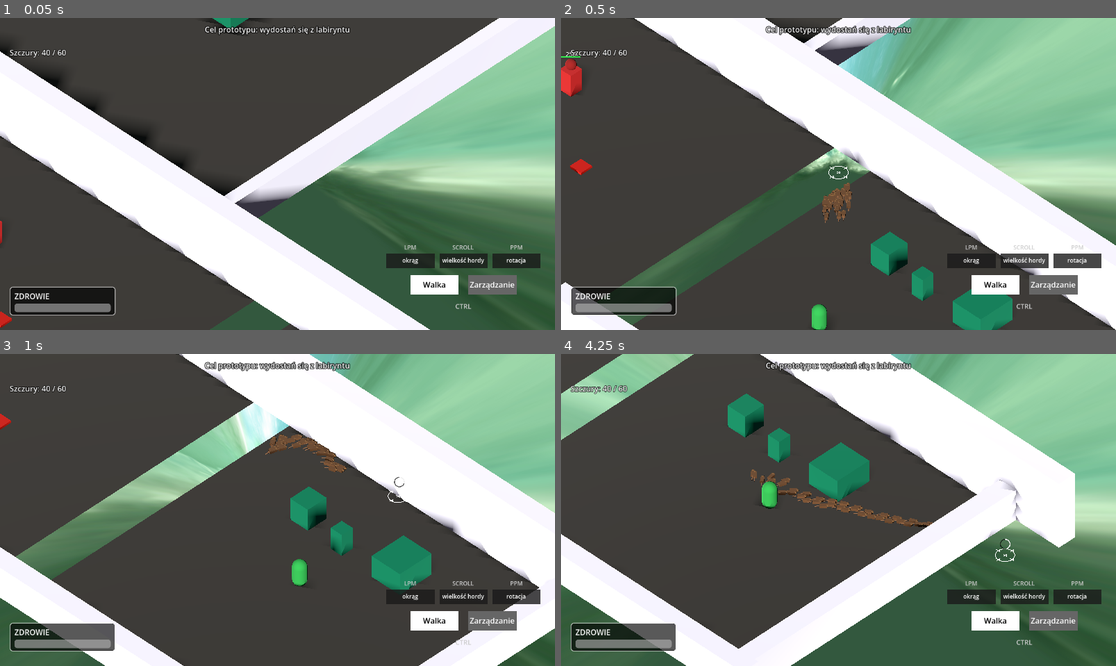
Above: before the commit, frames 1-4 (two rows, left to right).
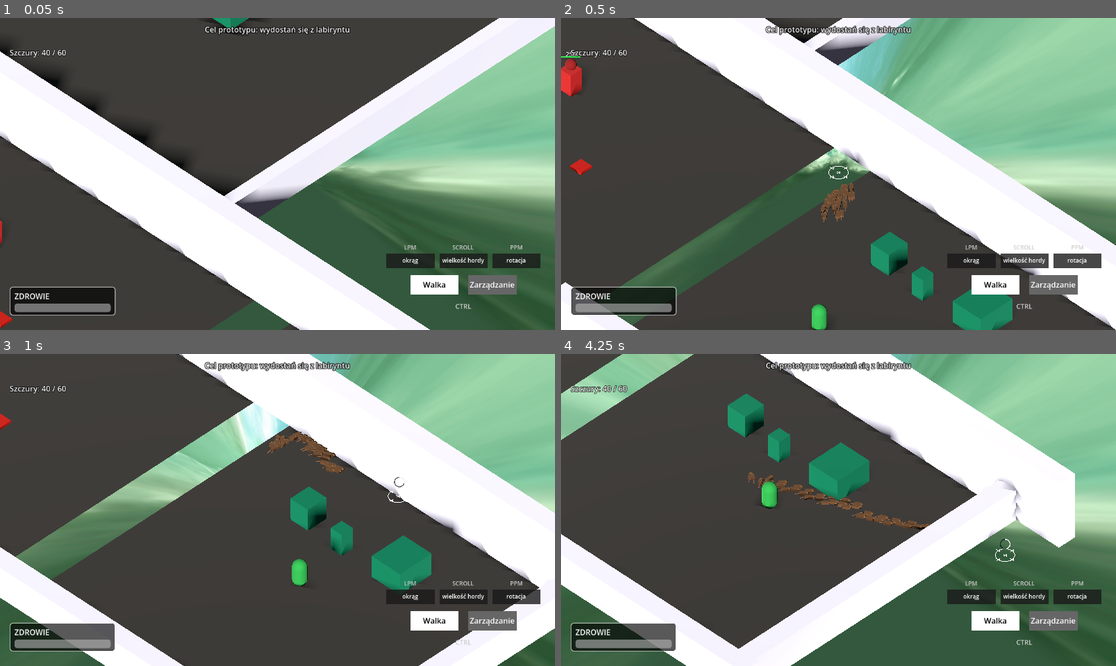
Above: after the commit, the same moments.

Repository: VirtuaIL/ZTGK-Prototyp
Game: Godot game, scene res://scenes/main.tscn
Two runs of this game, one before a commit and one after it. Both use one fixed random seed, a clock stepped at 60 frames per second and the inputs below.
Inputs (mouse positions are in pixels of both pictures, inside the frame that each line leads up to):
- Up to frame 1 (0.05 s): no input
- Up to frame 2 (0.5 s): no input
- Up to frame 3 (1 s): tap Enter at 0.5 s; move the mouse to (399, 494) at 0.52 s; hold D (move_right) from 0.53 s (still down); hold Space (recall_rats) from 0.53 s (still down); click (399, 494) at 0.67 s
- Up to frame 4 (4.25 s): release D (move_right) at 1.25 s; release Space (recall_rats) at 1.25 s; drag from (727, 525) to (810, 572) at 1.27 s; move the mouse to (894, 441) at 2.02 s; hold D (move_right) 2.03-2.75 s; hold Space (recall_rats) 2.03-2.75 s; drag from (810, 572) to (672, 463) at 2.77 s; move the mouse to (1005, 556) at 3.52 s; hold A (move_left) from 3.53 s (still down); hold Space (recall_rats) from 3.53 s (still down)

Frame 1 is identical in both runs. In frame 2, 0.2% of the frame differs, in the area x 46-53%, y 52-66%; in frame 3, 0.3%; in frame 4, 0.8%, in the area x 33-67%, y 36-57%.

Commit message:
additional room in dungeon

Diff:
--- a/scenes/main.tscn
+++ b/scenes/main.tscn
@@ -67,7 +67,7 @@
 size = Vector3(36.53528, 0.001, 32.270782)
 
 [sub_resource type="BoxShape3D" id="BoxShape3D_jscy8"]
-size = Vector3(12.072998, 0.001, 9.516235)
+size = Vector3(12.072998, 0.001, 17.482727)
 
 [sub_resource type="BoxShape3D" id="BoxShape3D_pm3ni"]
 size = Vector3(20.378418, 0.001, 13.085144)
@@ -86,6 +86,9 @@
 
 [sub_resource type="BoxShape3D" id="BoxShape3D_2f3dj"]
 size = Vector3(16.5401, 0.001, 35.97107)
+
+[sub_resource type="BoxShape3D" id="BoxShape3D_fv21b"]
+size = Vector3(20.632446, 0.001, 29.254395)
 
 [sub_resource type="BoxShape3D" id="BoxShape3D_yq6so"]
 
@@ -244,7 +247,7 @@
 mesh = SubResource("PlaneMesh_1")
 
 [node name="MeshInstance3D14" type="MeshInstance3D" parent="Floor" unique_id=1216663101]
-transform = Transform3D(0.3, 0, 0, 0, 1, 0, 0, 0, 0.35, -1.9951916, 0, -113.95686)
+transform = Transform3D(0.5, 0, 0, 0, 1, 0, 0, 0, 0.7, -8.551617, 0, -115.08181)
 mesh = SubResource("PlaneMesh_1")
 
 [node name="MeshInstance3D6" type="MeshInstance3D" parent="Floor" unique_id=1852761653]
@@ -284,7 +287,7 @@
 shape = SubResource("BoxShape3D_yc10j")
 
 [node name="CollisionShape3D5" type="CollisionShape3D" parent="Floor" unique_id=1000197970]
-transform = Transform3D(1, 0, 0, 0, 1, 0, 0, 0, 1, -12.578, 0, -92.65)
+transform = Transform3D(1, 0, 0, 0, 1, 0, 0, 0, 1, -12.578, 0, -96.63325)
 shape = SubResource("BoxShape3D_jscy8")
 
 [node name="CollisionShape3D6" type="CollisionShape3D" parent="Floor" unique_id=1810951742]
@@ -311,6 +314,10 @@
 transform = Transform3D(1, 0, 0, 0, 1, 0, 0, 0, 1, -31.642292, 0, -211.75523)
 shape = SubResource("BoxShape3D_2f3dj")
 
+[node name="CollisionShape3D12" type="CollisionShape3D" parent="Floor" unique_id=947386320]
+transform = Transform3D(1, 0, 0, 0, 1, 0, 0, 0, 1, -7.8530264, 0, -116.51587)
+shape = SubResource("BoxShape3D_fv21b")
+
 [node name="walls" type="Node3D" parent="." unique_id=54958019]
 transform = Transform3D(1, 0, 0, 0, 1, 0, 0, 0, 1, -28.671204, 0.016834497, -59.71138)
 
@@ -336,11 +343,17 @@
 transform = Transform3D(-1.3113416e-07, 0, -1, 0, 0.7, 0, 3, 0, -4.371139e-08, -27.066803, 0, -33.408165)
 
 [node name="door32" parent="walls" unique_id=1190323620 instance=ExtResource("11_ya4ey")]
-transform = Transform3D(-4.136409e-07, 0, -1.453, 0, 0.7, 0, 9.463, 0, -6.3512644e-08, 22.486141, 0, -15.413612)
+transform = Transform3D(-4.808253e-07, 0, -1.453, 0, 0.7, 0, 11, 0, -6.3512644e-08, 22.486141, 0, -16.581924)
 
 [node name="door33" parent="walls" unique_id=646730416 instance=ExtResource("11_ya4ey")]
 transform = Transform3D(-4.136409e-07, 0, -1.453, 0, 0.7, 0, 9.463, 0, -6.3512644e-08, 5.136835, 0, -62.23918)
 
+[node name="door49" parent="walls" unique_id=1644075677 instance=ExtResource("11_ya4ey")]
+transform = Transform3D(-2.6226832e-07, 0, -1.453, 0, 0.7, 0, 6, 0, -6.3512644e-08, 30.690662, 0, -56.598145)
+
+[node name="door51" parent="walls" unique_id=2107444686 instance=ExtResource("11_ya4ey")]
+transform = Transform3D(2, 0, 0, 0, 0.7, 0, 0, 0, 1.453, 26.69802, 0, -42.043076)
+
 [node name="door34" parent="walls" unique_id=32647393 instance=ExtResource("11_ya4ey")]
 transform = Transform3D(-4.136409e-07, 0, -1.453, 0, 0.7, 0, 9.463, 0, -6.3512644e-08, 5.136835, 0, -98.79347)
 
@@ -356,6 +369,12 @@
 [node name="door24" parent="walls" unique_id=1851371013 instance=ExtResource("11_ya4ey")]
 transform = Transform3D(-2.1855695e-07, 0, -1.453, 0, 1.494, 0, 5, 0, -6.3512644e-08, -27.08054, 0, -50.66752)
 
+[node name="door48" parent="walls" unique_id=1215217585 instance=ExtResource("11_ya4ey")]
+transform = Transform3D(-3.715468e-07, 0, -1.453, 0, 1.494, 0, 8.5, 0, -6.3512644e-08, 10.020157, 0, -49.765755)
+
+[node name="door50" parent="walls" unique_id=1368100295 instance=ExtResource("11_ya4ey")]
+transform = Transform3D(4.5, 0, 0, 0, 1.494, 0, 0, 0, 1.453, 20.05886, 0, -69.76692)
+
 [node name="door26" parent="walls" unique_id=846933780 instance=ExtResource("11_ya4ey")]
 transform = Transform3D(-1.7484555e-07, 0, -1.453, 0, 1.494, 0, 4, 0, -6.3512644e-08, -26.778828, 0, -72.74892)
 
@@ -467,11 +486,17 @@
 [node name="box2" parent="boxes" unique_id=1877253401 instance=ExtResource("8_tipki")]
 transform = Transform3D(1.6, 0, 0, 0, 1, 0, 0, 0, 1.7, -35.464592, -3.8146973e-06, -38.48905)
 
+[node name="box9" parent="boxes" unique_id=1179450856 instance=ExtResource("8_tipki")]
+transform = Transform3D(1.6, 0, 0, 0, 1, 0, 0, 0, 1.7, 0.8588047, -3.8146973e-06, -126.77245)
+
 [node name="box7" parent="boxes" unique_id=49951995 instance=ExtResource("8_tipki")]
 transform = Transform3D(1.6, 0, 0, 0, 1, 0, 0, 0, 1.7, -6.516176, -3.8146973e-06, -20.608696)
 
 [node name="box5" parent="boxes" unique_id=647181557 instance=ExtResource("8_tipki")]
 transform = Transform3D(2.5600002, 0, 0, 0, 1, 0, 0, 0, 2.89, -31.672718, 0.5737071, -40.191273)
+
+[node name="box8" parent="boxes" unique_id=52037113 instance=ExtResource("8_tipki")]
+transform = Transform3D(2.5600002, 0, 0, 0, 1, 0, 0, 0, 2.89, -5.442669, 0.5737071, -124.739685)
 
 [node name="box6" parent="boxes" unique_id=497394248 instance=ExtResource("8_tipki")]
 transform = Transform3D(2.5600002, 0, 0, 0, 1, 0, 0, 0, 2.89, 0.042524338, 0.040887594, -20.816713)
